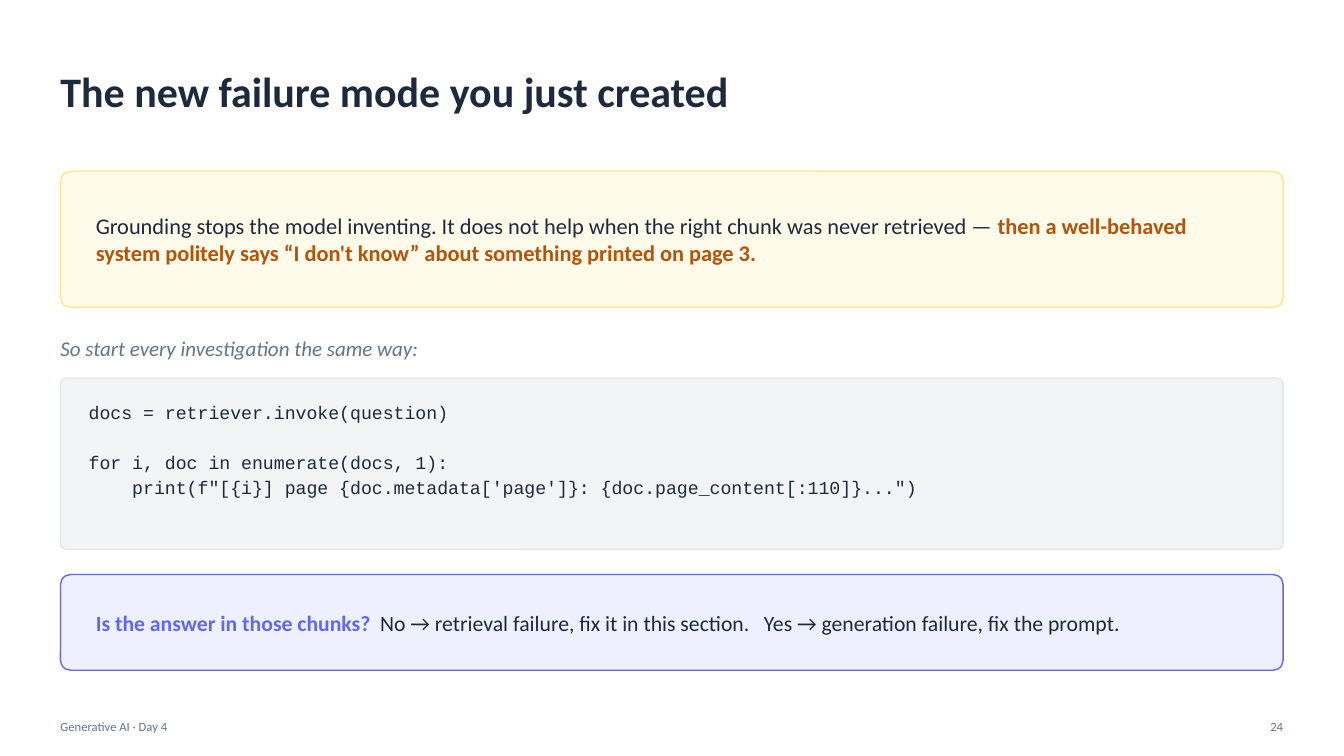
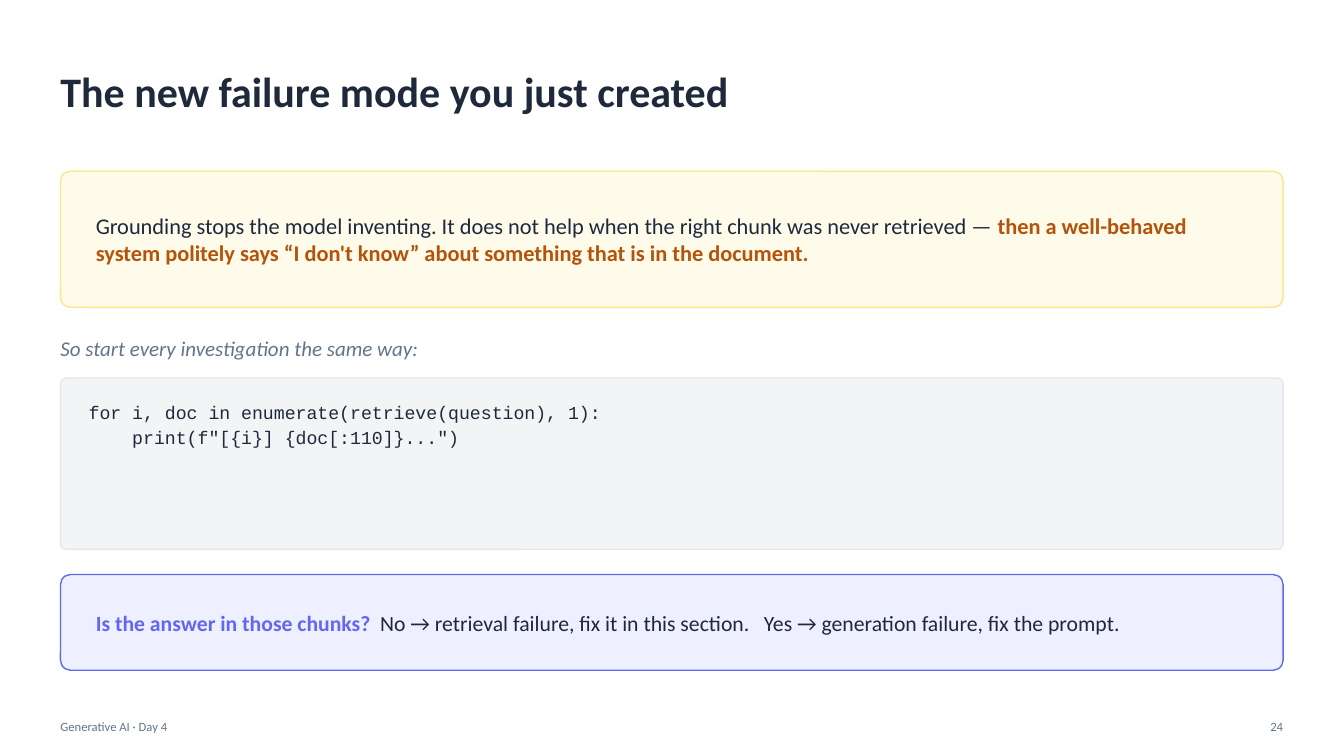
Before and after one commit to Poorit-Technologies/lpu-training, a slide deck: slide 24 of generative-ai/slides/Day04_GenAI.pptx. Drawn at 1344x756 pixels with LibreOffice and Linux fonts; fonts in the diff are those of the drawing. Boxes give left, top, right and bottom in pixels: in the first picture for what was removed or moved away, otherwise in the second. Text is boxed around its words. In the diff, an @@ line names an element or a change of style, - is before the commit and + after.

Commit message:
Rework Day 4 onto the Day-3 retrieval stack
Day 4 now continues Day 3's code instead of replacing it: the same
TechSolutions document, the same local all-MiniLM-L6-v2 embedder, the same
raw chromadb collection, and the same retrieve() function.

- RunnableLambda(retrieve) turns the Day-3 function into a LangChain
  component, so LCEL wraps existing code rather than superseding it
- Adds chat models and message types, prompt templates and LCEL basics
  before the RAG chain
- Chunks carry a section metadata field, which becomes the citation
- Ungrounded demo now leans on TechSolutions being fictional; the refusal
  question is "Who is the CFO?"
- Distance cut-off replaces MMR as the concrete no-relevant-chunk path,
  and the notebook prints real distances before applying a threshold
- Sections 1-7 need no API key again, since embeddings run locally

Whitespace-normalises the section text so the splitter breaks on sentence
boundaries rather than on source line wraps.

```diff
--- a/generative-ai/slides/Day04_GenAI.pptx
+++ b/generative-ai/slides/Day04_GenAI.pptx
@@ text at <box>96,218,1187,265</box>: text changed; text colour #1E293B to #B45309; bold on @@
-Grounding stops the model inventing. It does not help when the right chunk was never retrieved — then a well-behaved system politely says “I don't know” about something printed on page 3.
+Grounding stops the model inventing. It does not help when the right chunk was never retrieved — then a well-behaved system politely says “I don't know” about something that is in the document.
@@ text at <box>89,406,601,448</box>: text changed @@
-docs = retriever.invoke(question)
-for i, doc in enumerate(docs, 1):
-print(f"[{i}] page {doc.metadata['page']}: {doc.page_content[:110]}...")
+for i, doc in enumerate(retrieve(question), 1):
+print(f"[{i}] {doc[:110]}...")
```
Also in this commit, not shown: 17 other slides changed, 2 slides added, 2 slides removed, 4 other files.
